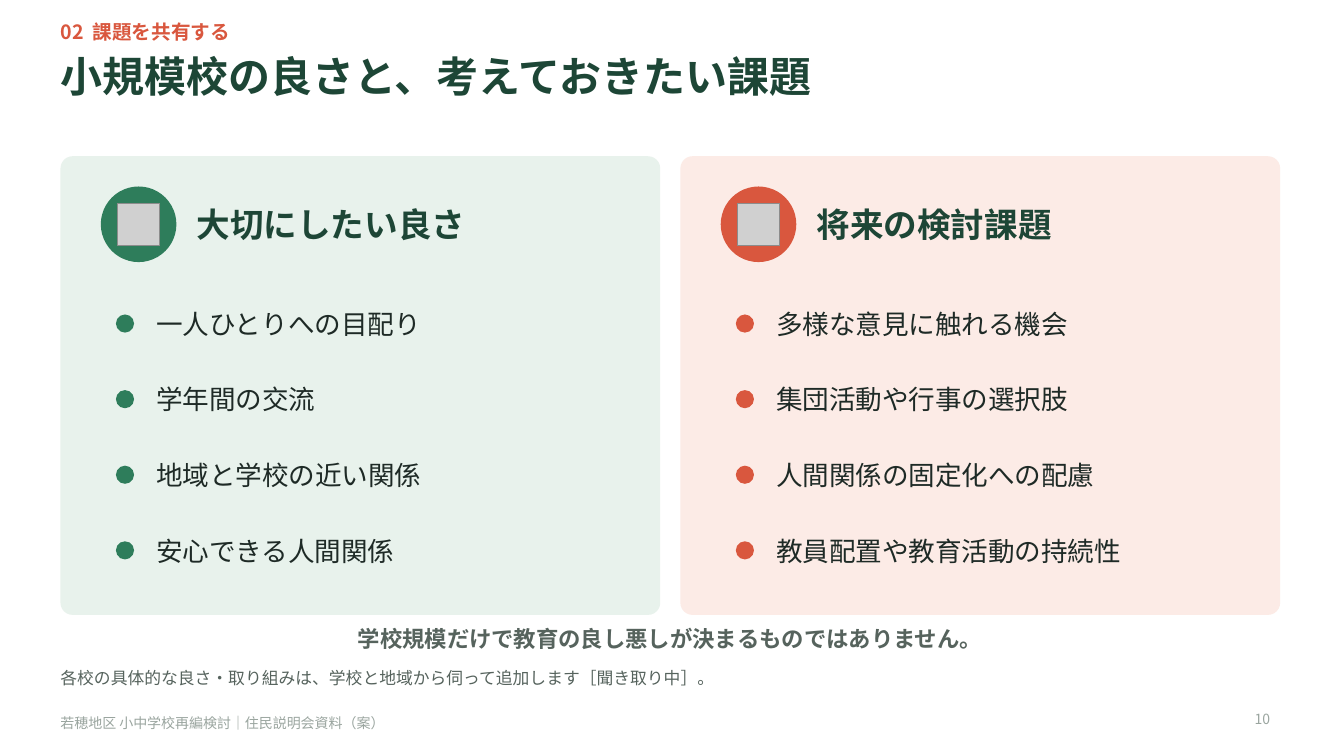
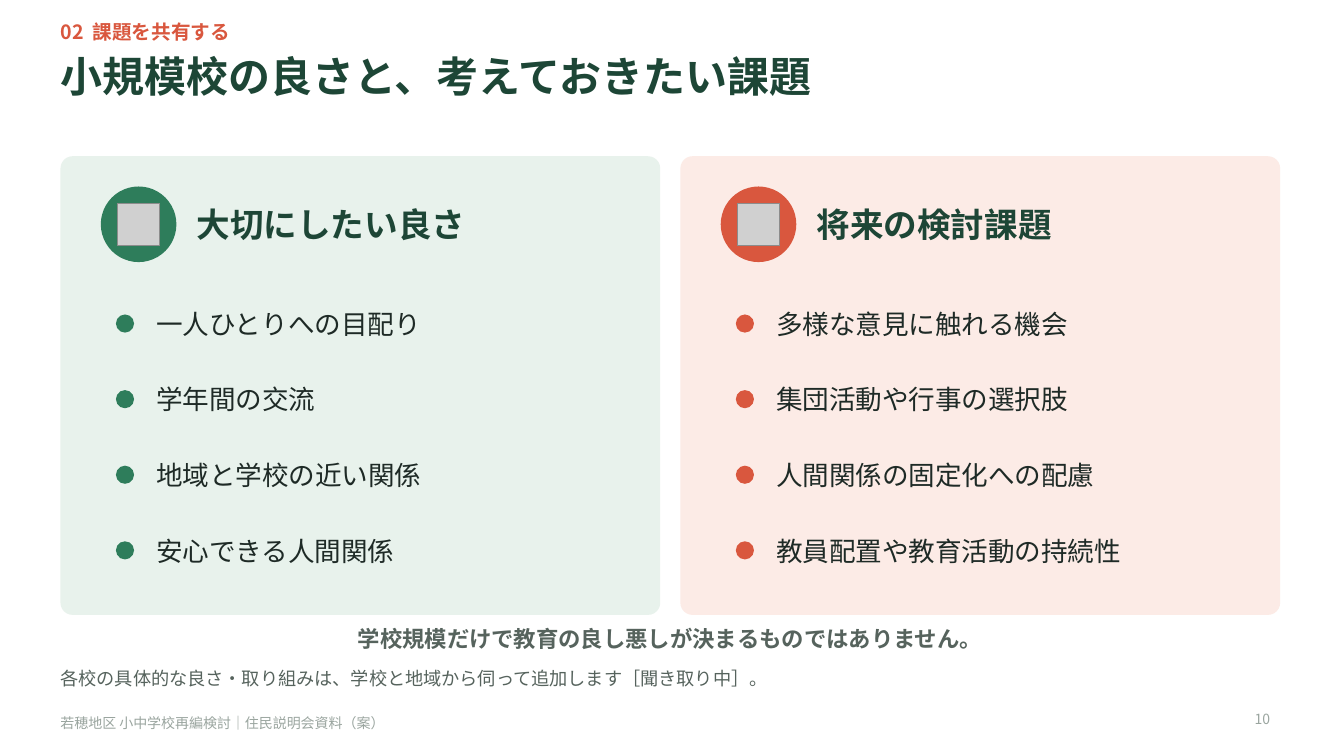
Before and after one commit to Masaki12008/GS, a slide deck: slide 10 of output/若穂地区_住民説明会資料.pptx. Drawn at 1344x756 pixels with LibreOffice and Linux fonts; fonts in the diff are those of the drawing; grey boxes stand for pictures. Boxes give left, top, right and bottom in pixels: in the first picture for what was removed or moved away, otherwise in the second. Text is boxed around its words. In the diff, an @@ line names an element or a change of style, - is before the commit and + after.

```diff
--- a/output/若穂地区_住民説明会資料.pptx
+++ b/output/若穂地区_住民説明会資料.pptx
@@ text "各校の具体的な良さ・取り組みは、学校と地域から伺って追加します［聞き取り中］。" at <box>60,669,767,687</box>: size 12 to 13 pt @@
```
Also in this commit, not shown: 27 other slides changed, 14 other files.
